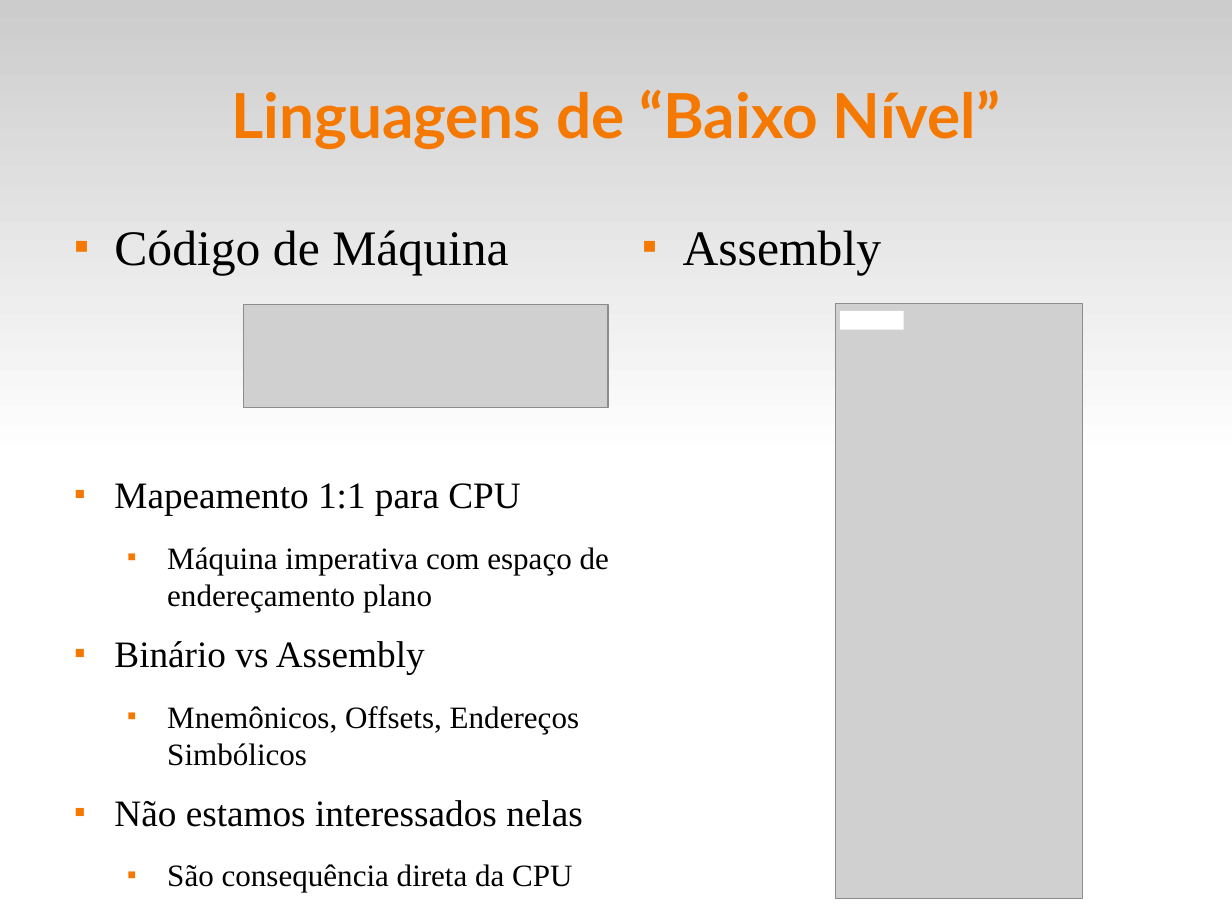
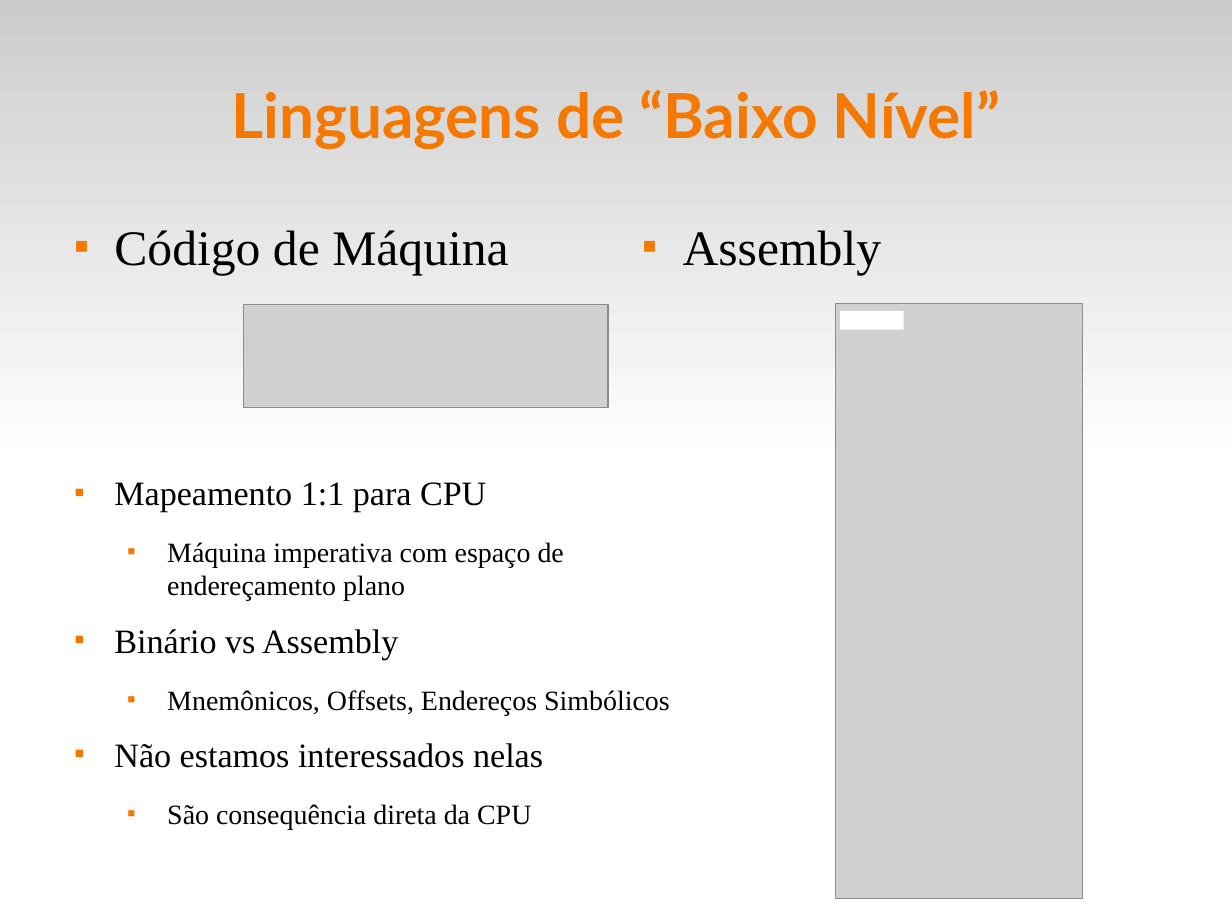
Before and after one commit to fsantanna-uerj/EDL, a slide deck: slide 4 of slides/edl-01.odp. Drawn at 1232x924 pixels with LibreOffice and Linux fonts; fonts in the diff are those of the drawing; grey boxes stand for pictures. Boxes give left, top, right and bottom in pixels: in the first picture for what was removed or moved away, otherwise in the second. Text is boxed around its words. In the diff, an @@ line names an element or a change of style, - is before the commit and + after.

```diff
--- a/slides/edl-01.odp
+++ b/slides/edl-01.odp
@@ text "Mapeamento 1:1 para CPU" at (114,482,670,829): size 24 to 22 pt in "Mapeamento 1:1 para CPU", "Binário vs Assembly", "Não estamos interessados nelas"; size 20 to 18 pt in "Máquina imperativa com espaço de endereçamento plano", "Mnemônicos, Offsets, Endereços Simbólicos", "São consequência direta da CPU" @@
```
Also in this commit, not shown: 4 other slides changed, 3 other files.
